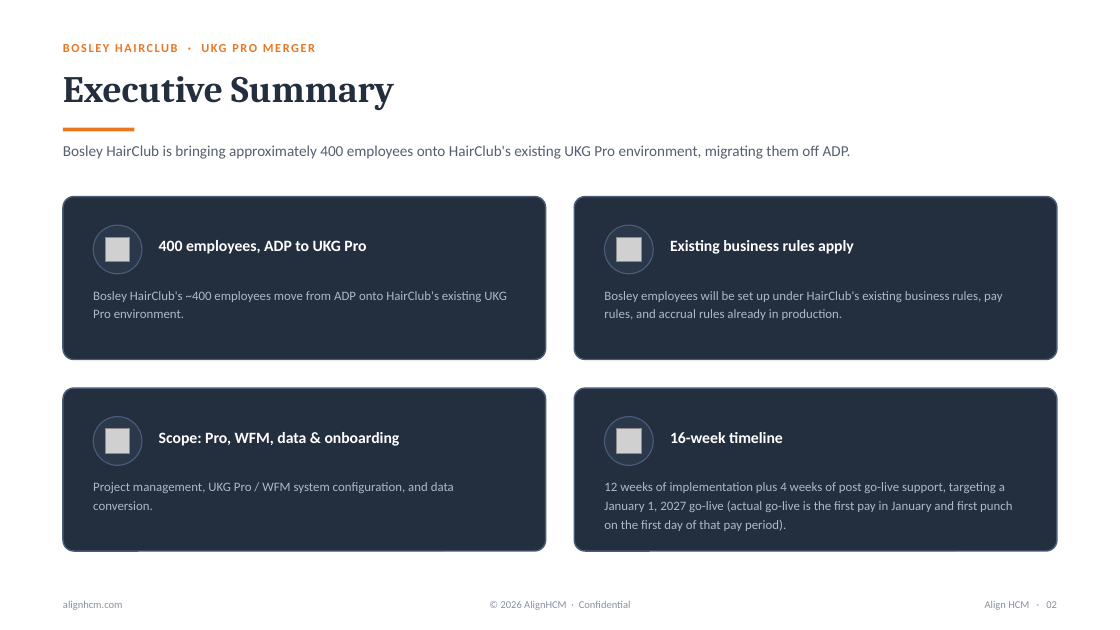
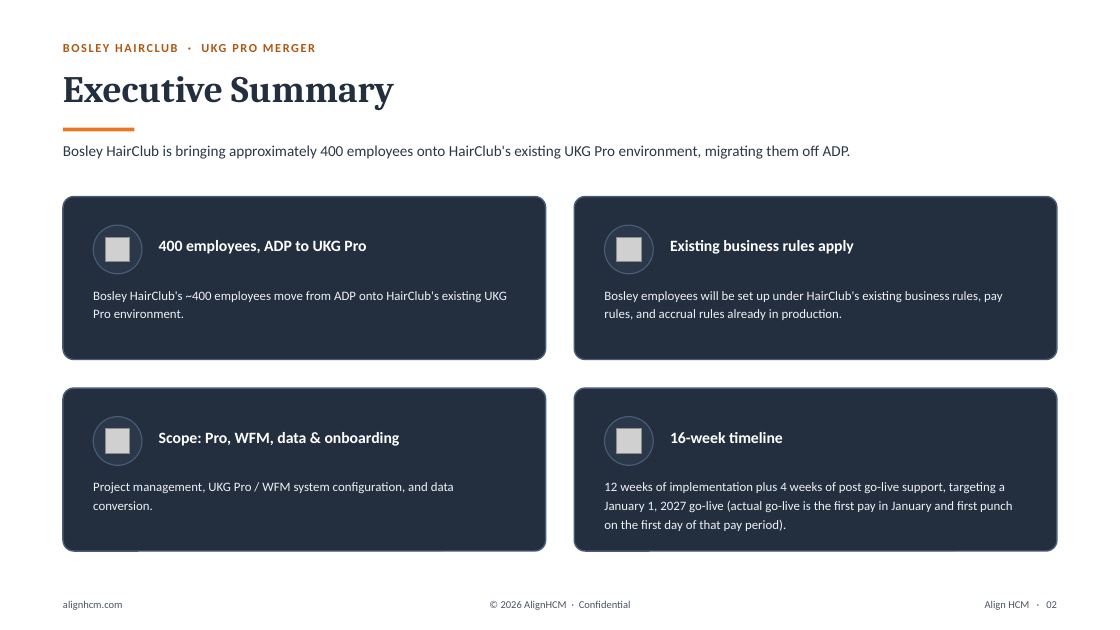
Before and after one commit to dillonmohr8777/client-operations-canonical, a slide deck: slide 2 of clients/align-hcm/deliverables/2026-08-12-bosley-hairclub-ukg-pro-merger-proposal/Align_HCM_Bosley_HairClub_UKG_Pro_Merger.pptx. Drawn at 1120x630 pixels with LibreOffice and Linux fonts; fonts in the diff are those of the drawing; grey boxes stand for pictures. Boxes give left, top, right and bottom in pixels: in the first picture for what was removed or moved away, otherwise in the second. Text is boxed around its words. In the diff, an @@ line names an element or a change of style, - is before the commit and + after.

```diff
--- a/clients/align-hcm/deliverables/2026-08-12-bosley-hairclub-ukg-pro-merger-proposal/Align_HCM_Bosley_HairClub_UKG_Pro_Merger.pptx
+++ b/clients/align-hcm/deliverables/2026-08-12-bosley-hairclub-ukg-pro-merger-proposal/Align_HCM_Bosley_HairClub_UKG_Pro_Merger.pptx
@@ text "BOSLEY HAIRCLUB · UKG PRO ..." at (63,40,819,66): text colour #E97722 to #B05512 @@
@@ text "Bosley HairClub is bringing approximately ..." at (63,145,851,159): text colour #55606E to #2B3849 @@
@@ text colour #AEB9C8 to #EDF2F8 in 4 elements at (93,291,507,318), (604,291,1002,320), (93,482,454,510), (604,482,1012,531) @@
@@ text colour #8792A3 to #4A5563 in 3 elements at (63,600,123,610), (501,600,631,610), (985,601,1057,610) @@
```
Also in this commit, not shown: 6 other slides changed, 12 other files.
